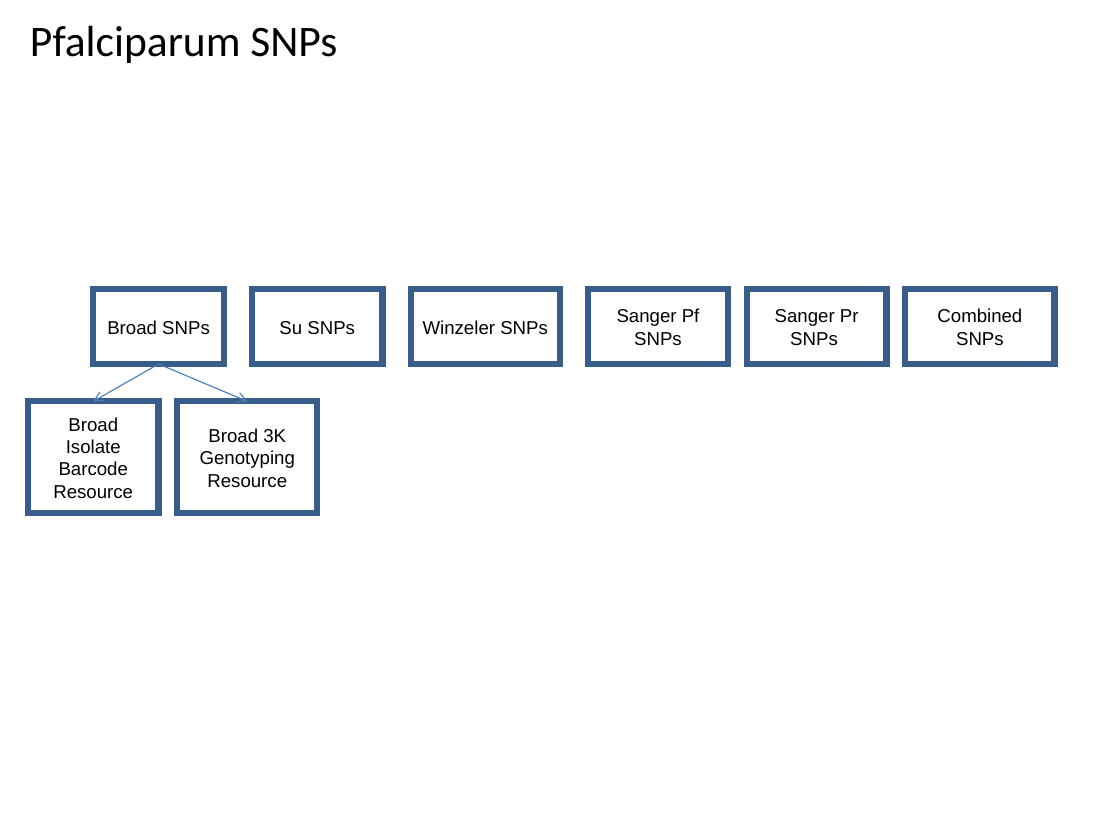
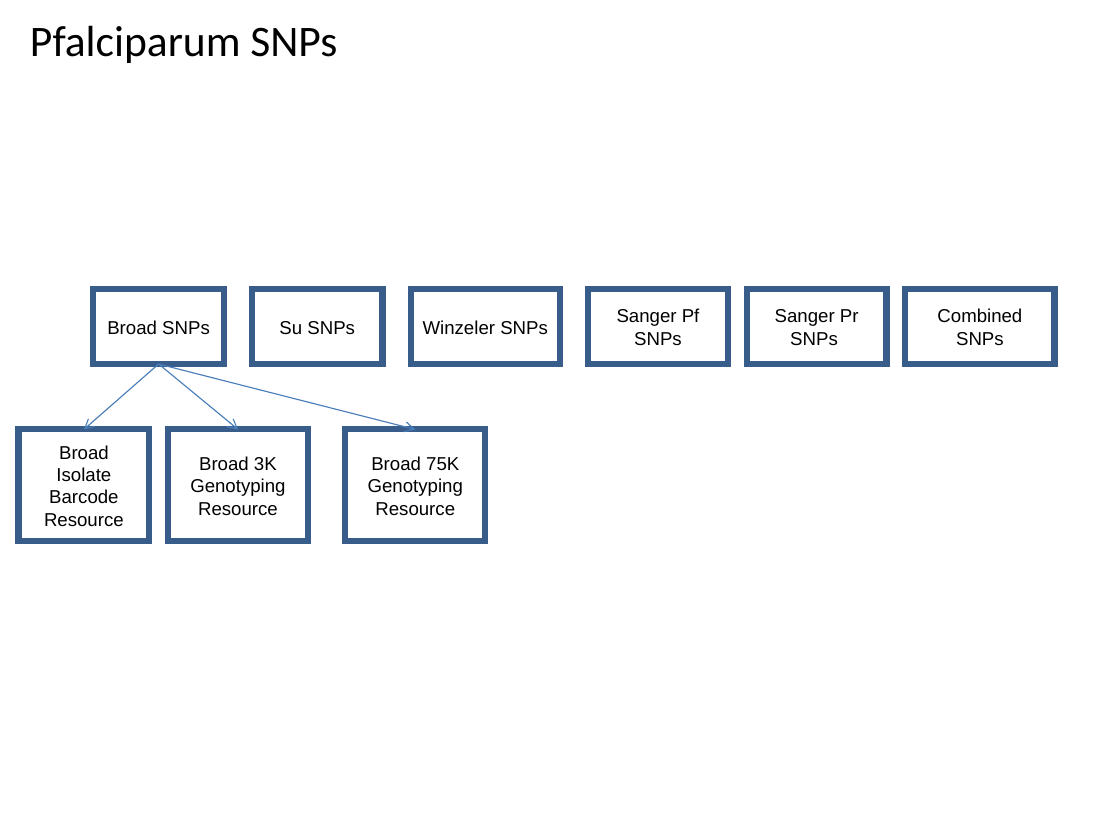
Before and after one commit to VEuPathDB/ApiCommonWorkflow, a slide deck: slide 11 of Main/doc/IntegratedWorkflow.ppt. Drawn at 1120x840 pixels with LibreOffice and Linux fonts; fonts in the diff are those of the drawing. Boxes give left, top, right and bottom in pixels: in the first picture for what was removed or moved away, otherwise in the second. Text is boxed around its words. In the diff, an @@ line names an element or a change of style, - is before the commit and + after.

```diff
--- a/Main/doc/IntegratedWorkflow.ppt
+++ b/Main/doc/IntegratedWorkflow.ppt
@@ arrow moved from (159, 364) - (93, 401) to (159, 364) - (84, 429) @@
@@ arrow moved from (159, 364) - (248, 401) to (159, 364) - (239, 429) @@
@@ arrow added from (159, 364) to (416, 429), #4A7EBB 0.74 pt @@
@@ rectangle "Broad Isolate Barcode" moved from (x1=28, y1=401, x2=159, y2=513) to (x1=19, y1=429, x2=150, y2=541) @@
@@ rectangle "Broad 3K Genotyping" moved from (x1=177, y1=401, x2=317, y2=513) to (x1=168, y1=429, x2=308, y2=541) @@
@@ rectangle added at (x1=345, y1=429, x2=485, y2=541), outline #385D8A 4 pt, 12 pt, text #000000 @@
+Broad 75K Genotyping
+Resource
```
Also in this commit, not shown: 3 slides added.
